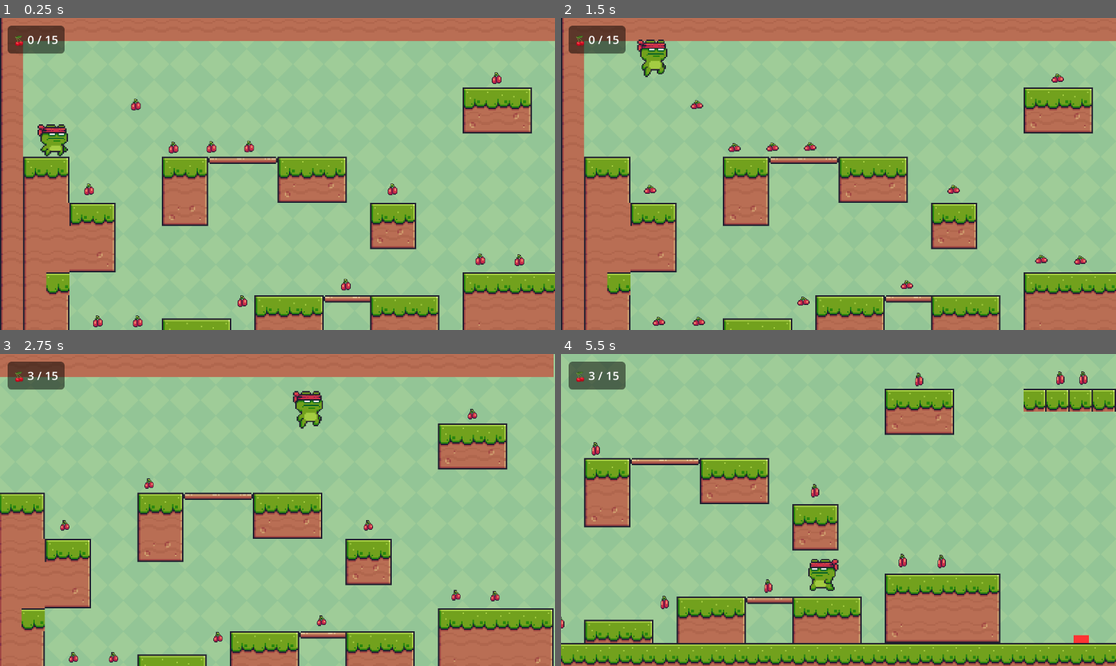
Above: before the commit, frames 1-4 (two rows, left to right).
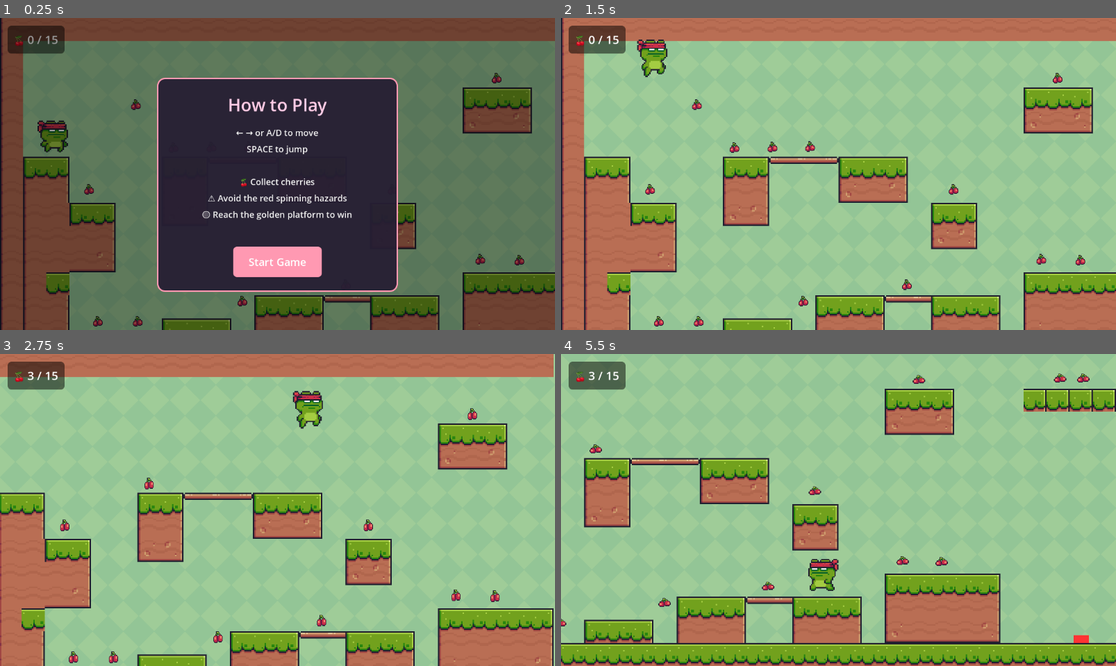
Above: after the commit, the same moments.

Repository: Nex2406/basic-platformer
Game: Godot game, scene res://main.tscn
The game is run twice, just before and just after one commit, with the same random seed, the same clock (stepped at 60 frames per second) and the same inputs.
Inputs (mouse positions are in pixels of both pictures, inside the frame that each line leads up to):
- Up to frame 1 (0.25 s): no input
- Up to frame 2 (1.5 s): click (838, 261) at 0.5 s, where only the run after the commit has a clickable "Start Game"; tap Enter (ui_accept) at 1.25 s; hold Right (ui_right) from 1.28 s (still down)
- Up to frame 3 (2.75 s): keep holding Right (ui_right); tap Enter (ui_accept) at 1.52, 2.27 s
- Up to frame 4 (5.5 s): release Right (ui_right) at 2.78 s; hold Left (ui_left) 2.78-3.53 s; hold Right (ui_right) 3.53-5.03 s; tap Enter (ui_accept) at 3.77, 4.52, 5.27 s; hold Left (ui_left) from 5.03 s (still down)

The runs differ from the first frame. In frame 1, 98% of the frame differs, in the area x 0-100%, y 0-100%; in frame 2, 0.4%; in frame 3, 0.3%; in frame 4, 0.5%.

Commit message:
feat(ui): instructions screen on start
instructions.tscn (CanvasLayer, process_mode=ALWAYS, layer=20) shows a
centered 500x400 card on first frame and pauses the tree. Card uses a
StyleBoxFlat with dark navy fill (alpha 0.95), 3px pink border, and 16
corner radius; pink-tinted bold title, lighter body text with line_spacing 8,
all laid out with MarginContainer + VBoxContainer for clean spacing.
'Start Game' Button gets normal + hover stylebox variants (hover is a
brighter pink) and chunky 32/16 padding.

instructions.gd pauses on _ready, connects the button's pressed signal,
unpauses and queue_frees the layer when clicked.

Co-Authored-By: Claude Opus 4.7 <noreply@anthropic.com>

Diff:
--- a/main.tscn
+++ b/main.tscn
@@ -10,6 +10,7 @@
 [ext_resource type="PackedScene" path="res://scenes/rotating_spike.tscn" id="8_rs"]
 [ext_resource type="PackedScene" path="res://scenes/level_end.tscn" id="9_le"]
 [ext_resource type="PackedScene" path="res://scenes/cherry_hud.tscn" id="10_hud"]
+[ext_resource type="PackedScene" path="res://scenes/instructions.tscn" id="11_inst"]
 
 [sub_resource type="TileSetAtlasSource" id="TileSetAtlasSource_7mycd"]
 texture = ExtResource("2_1bvp3")
@@ -286,3 +287,5 @@
 position = Vector2(3576, 352)
 
 [node name="CherryHUD" parent="." instance=ExtResource("10_hud")]
+
+[node name="Instructions" parent="." instance=ExtResource("11_inst")]
--- /dev/null
+++ b/scenes/instructions.gd
@@ -0,0 +1,9 @@
+extends CanvasLayer
+
+func _ready() -> void:
+	get_tree().paused = true
+	$Card/Margin/VBox/StartButton.pressed.connect(_on_start)
+
+func _on_start() -> void:
+	get_tree().paused = false
+	queue_free()
--- /dev/null
+++ b/scenes/instructions.tscn
@@ -0,0 +1,110 @@
+[gd_scene load_steps=8 format=3 uid="uid://instructions01"]
+
+[ext_resource type="Script" path="res://scenes/instructions.gd" id="1_inst"]
+
+[sub_resource type="SystemFont" id="SystemFont_bold"]
+font_names = PackedStringArray("Segoe UI", "Segoe UI Emoji", "Arial")
+font_weight = 700
+
+[sub_resource type="SystemFont" id="SystemFont_regular"]
+font_names = PackedStringArray("Segoe UI", "Segoe UI Emoji", "Arial")
+
+[sub_resource type="StyleBoxFlat" id="StyleBoxFlat_card"]
+bg_color = Color(0.15, 0.12, 0.2, 0.95)
+border_width_left = 3
+border_width_top = 3
+border_width_right = 3
+border_width_bottom = 3
+border_color = Color(1, 0.6, 0.7, 1)
+corner_radius_top_left = 16
+corner_radius_top_right = 16
+corner_radius_bottom_right = 16
+corner_radius_bottom_left = 16
+
+[sub_resource type="StyleBoxFlat" id="StyleBoxFlat_btn"]
+content_margin_left = 32.0
+content_margin_top = 16.0
+content_margin_right = 32.0
+content_margin_bottom = 16.0
+bg_color = Color(1, 0.6, 0.7, 1)
+corner_radius_top_left = 8
+corner_radius_top_right = 8
+corner_radius_bottom_right = 8
+corner_radius_bottom_left = 8
+
+[sub_resource type="StyleBoxFlat" id="StyleBoxFlat_btn_hover"]
+content_margin_left = 32.0
+content_margin_top = 16.0
+content_margin_right = 32.0
+content_margin_bottom = 16.0
+bg_color = Color(1, 0.75, 0.82, 1)
+corner_radius_top_left = 8
+corner_radius_top_right = 8
+corner_radius_bottom_right = 8
+corner_radius_bottom_left = 8
+
+[node name="Instructions" type="CanvasLayer"]
+process_mode = 3
+script = ExtResource("1_inst")
+layer = 20
+
+[node name="Dim" type="ColorRect" parent="."]
+anchor_right = 1.0
+anchor_bottom = 1.0
+color = Color(0, 0, 0, 0.4)
+
+[node name="Card" type="PanelContainer" parent="."]
+anchor_left = 0.5
+anchor_top = 0.5
+anchor_right = 0.5
+anchor_bottom = 0.5
+offset_left = -250.0
+offset_top = -200.0
+offset_right = 250.0
+offset_bottom = 200.0
+theme_override_styles/panel = SubResource("StyleBoxFlat_card")
+
+[node name="Margin" type="MarginContainer" parent="Card"]
+theme_override_constants/margin_left = 32
+theme_override_constants/margin_top = 28
+theme_override_constants/margin_right = 32
+theme_override_constants/margin_bottom = 28
+
+[node name="VBox" type="VBoxContainer" parent="Card/Margin"]
+theme_override_constants/separation = 20
+
+[node name="Title" type="Label" parent="Card/Margin/VBox"]
+text = "How to Play"
+horizontal_alignment = 1
+theme_override_fonts/font = SubResource("SystemFont_bold")
+theme_override_font_sizes/font_size = 36
+theme_override_colors/font_color = Color(1, 0.8, 0.9, 1)
+
+[node name="Body" type="Label" parent="Card/Margin/VBox"]
+text = "← → or A/D to move
+SPACE to jump
+
+🍒 Collect cherries
+⚠️ Avoid the red spinning hazards
+🟡 Reach the golden platform to win"
+horizontal_alignment = 1
+theme_override_constants/line_spacing = 8
+theme_override_fonts/font = SubResource("SystemFont_regular")
+theme_override_font_sizes/font_size = 18
+theme_override_colors/font_color = Color(0.95, 0.95, 0.95, 1)
+
+[node name="Spacer" type="Control" parent="Card/Margin/VBox"]
+custom_minimum_size = Vector2(0, 8)
+size_flags_vertical = 3
+
+[node name="StartButton" type="Button" parent="Card/Margin/VBox"]
+size_flags_horizontal = 4
+text = "Start Game"
+theme_override_colors/font_color = Color(1, 1, 1, 1)
+theme_override_colors/font_hover_color = Color(1, 1, 1, 1)
+theme_override_colors/font_pressed_color = Color(1, 1, 1, 1)
+theme_override_fonts/font = SubResource("SystemFont_bold")
+theme_override_font_sizes/font_size = 22
+theme_override_styles/normal = SubResource("StyleBoxFlat_btn")
+theme_override_styles/hover = SubResource("StyleBoxFlat_btn_hover")
+theme_override_styles/pressed = SubResource("StyleBoxFlat_btn")
Not shown: 1 places in main.tscn that only renumber resources
Not shown, added: scenes/instructions.gd.uid
Not shown, changed: docs/index.html
Not shown, changed: docs/index.pck
